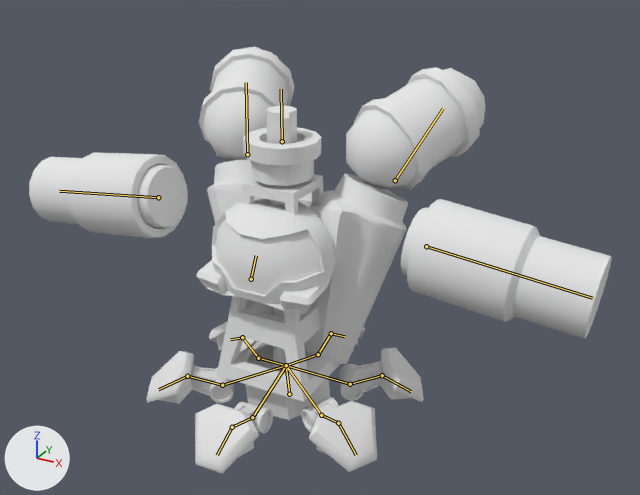
An edit to the Blender file client/Assets/Models/Generals/BlendModels/Albarn.blend, drawn before and after from the same camera.
The view is the same before and after, from a 50 mm lens placed at (21.1, -34.6, 26.4), pointed at (1.5, 1.0, 8.6). Lighting does not change. The marker at lower left points along +X, +Y and +Z. Both versions are drawn at frame 460 of the action 'Idle_01'; the numbers are the values there. The bones that bend it are drawn over the model as lines.
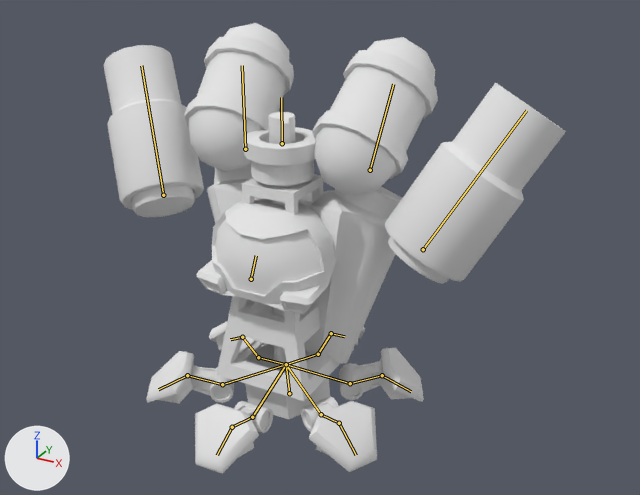
What changed in the scene script:
```text
Change bone_toppiston:
    where bone_toppiston = bpy.data.objects['Armature'].pose.bones['TopPiston']
    bone_toppiston.location: (0.0, 0.0, 0.0) -> (0.0, -0.009, 0.0)
    bone_toppiston.scale: (1.13, 1.13, 1.13) -> (1.0, 1.0, 1.0)
Change bone_bigpiston_l:
    where bone_bigpiston_l = bpy.data.objects['Armature'].pose.bones['BigPiston.L']
    bone_bigpiston_l.location: (0.48, 0.447, -1.002) -> (0.0, 0.0, 0.0)
    bone_bigpiston_l.rotation_quaternion: (-0.028, 0.285, -0.918, -0.273) -> (1.0, 0.0, 0.0, 0.0)  # degrees (-30, 168, 31) -> degrees (0, 0, 0)
Change bone_bigpistontarget_l:
    where bone_bigpistontarget_l = bpy.data.objects['Armature'].pose.bones['BigPistonTarget.L']
    bone_bigpistontarget_l.location: (-1.52, -0.753, 0.332) -> (0.516, 0.587, 1.939)
    bone_bigpistontarget_l.rotation_quaternion: (-0.028, 0.0, -0.19, 0.981) -> (1.0, 0.0, 0.0, 0.0)  # degrees (-22, 1, -177) -> degrees (0, 0, 0)
Change bone_shouldertarget_l:
    where bone_shouldertarget_l = bpy.data.objects['Armature'].pose.bones['ShoulderTarget.L']
    bone_shouldertarget_l.location: (0.197, 0.131, 0.888) -> (0.199, -0.038, 1.606)
Change bone_bigpiston_r:
    where bone_bigpiston_r = bpy.data.objects['Armature'].pose.bones['BigPiston.R']
    bone_bigpiston_r.location: (-0.421, 0.438, -1.033) -> (0.0, 0.0, 0.0)
    bone_bigpiston_r.rotation_quaternion: (-0.028, -0.285, -0.918, -0.273) -> (1.0, 0.0, 0.0, 0.0)  # degrees (-31, -174, -33) -> degrees (0, 0, 0)
Change bone_bigpistontarget_r:
    where bone_bigpistontarget_r = bpy.data.objects['Armature'].pose.bones['BigPistonTarget.R']
    bone_bigpistontarget_r.location: (1.593, -0.717, 0.342) -> (-0.469, 0.685, 1.799)
    bone_bigpistontarget_r.rotation_quaternion: (-0.028, 0.0, -0.19, 0.981) -> (1.0, 0.0, 0.0, 0.0)  # degrees (-22, 1, -177) -> degrees (0, 0, 0)
Change bone_shouldertarget_r:
    where bone_shouldertarget_r = bpy.data.objects['Armature'].pose.bones['ShoulderTarget.R']
    bone_shouldertarget_r.location: (-0.2, 0.132, 0.888) -> (-0.201, -0.037, 1.606)
```

Pixel boxes (x1, y1, x2, y2) of what changed, in the pictures (640 x 495 px):
'mesh25', posed (21% narrower)
    before: (29, 46, 612, 474)
    after: (104, 23, 566, 474)
bone 'TopPiston', root to tip
    before: (282, 141) to (281, 89)
    after: (282, 143) to (281, 97)
bone 'BigPiston.L', root to tip
    before: (158, 197) to (59, 191)
    after: (423, 249) to (526, 110)
bone 'BigPiston.R', root to tip
    before: (426, 246) to (592, 298)
    after: (163, 195) to (141, 65)
